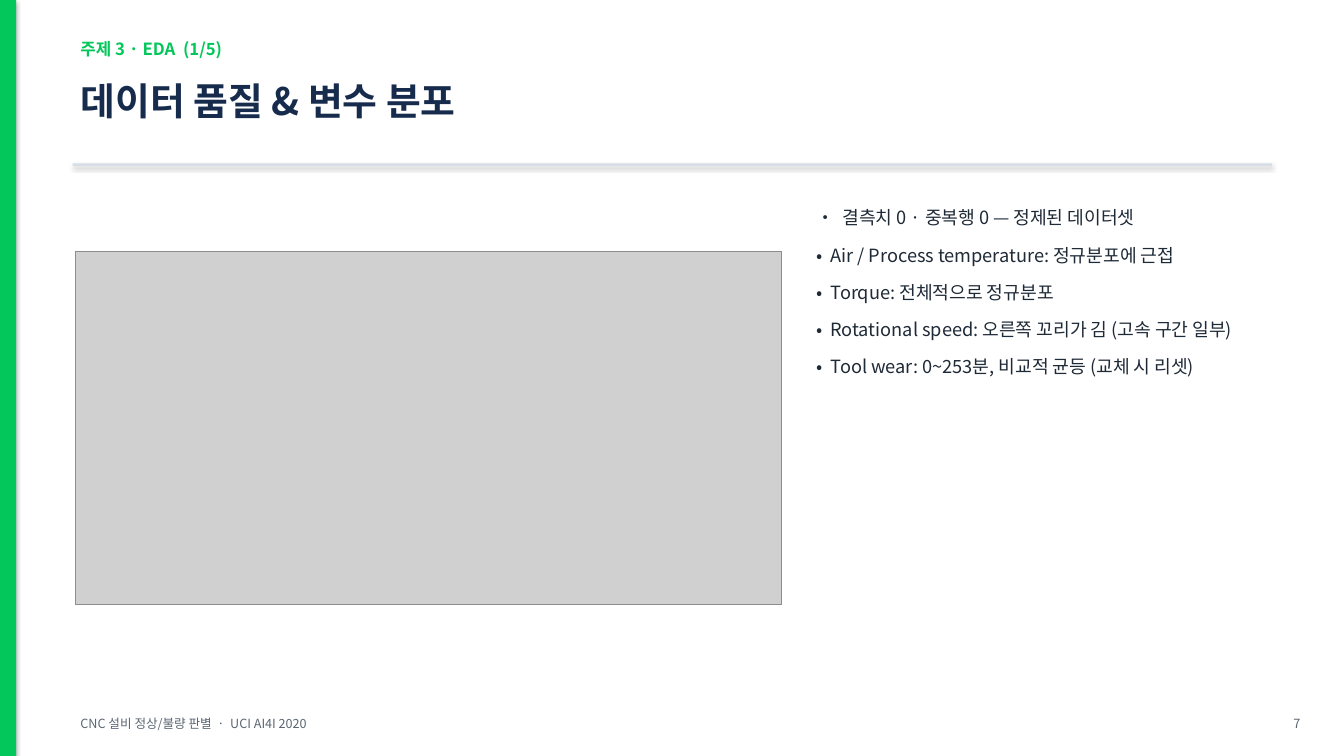
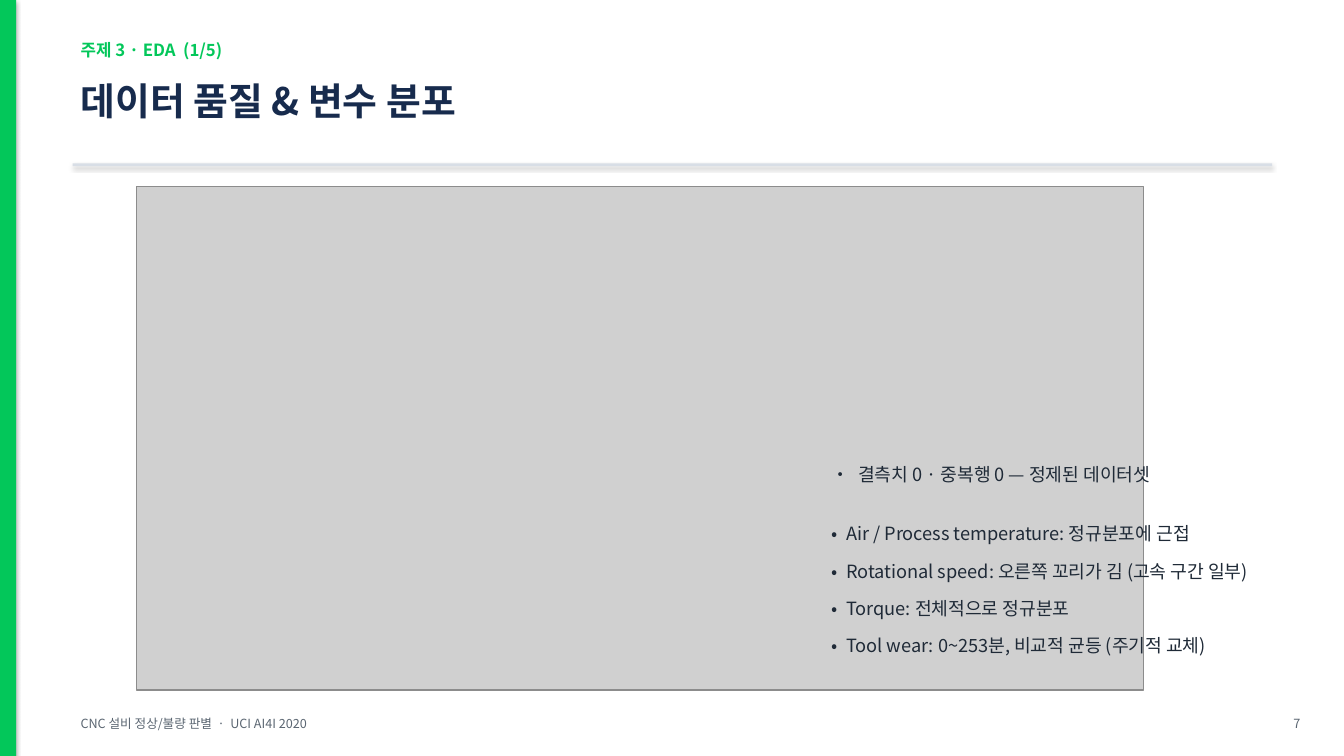
Before and after one commit to hmy7788/python_data_analyze, a slide deck: slide 5 of 발표자료_CNC설비_정상불량판별.pptx. Drawn at 1344x756 pixels with LibreOffice and Linux fonts; fonts in the diff are those of the drawing; grey boxes stand for pictures. Boxes give left, top, right and bottom in pixels: in the first picture for what was removed or moved away, otherwise in the second. Text is boxed around its words. In the diff, an @@ line names an element or a change of style, - is before the commit and + after.

```diff
--- a/발표자료_CNC설비_정상불량판별.pptx
+++ b/발표자료_CNC설비_정상불량판별.pptx
@@ picture added at <box>137,187,1144,690</box> @@
@@ picture removed at <box>76,252,781,605</box> @@
@@ text "• 결측치 0 · 중복행 ...": place and size @@
-text "• 결측치 0 · 중복행 ..." at <box>831,209,1233,377</box>
+text "• 결측치 0 · 중복행 ..." at <box>846,463,1248,658</box>
@@ text at <box>846,463,1189,619</box>: less space between paragraphs @@
@@ text at <box>846,559,1248,583</box>: paragraph added @@
+• Rotational speed: 오른쪽 꼬리가 김 (고속 구간 일부)
@@ text at <box>846,634,1206,658</box>: text changed @@
-• Rotational speed: 오른쪽 꼬리가 김 (고속 구간 일부)
-• Tool wear: 0~253분, 비교적 균등 (교체 시 리셋)
+• Tool wear: 0~253분, 비교적 균등 (주기적 교체)
```
Also in this commit, not shown: 16 other slides changed, 5 slides added, 1 slide removed, 3 other files.
